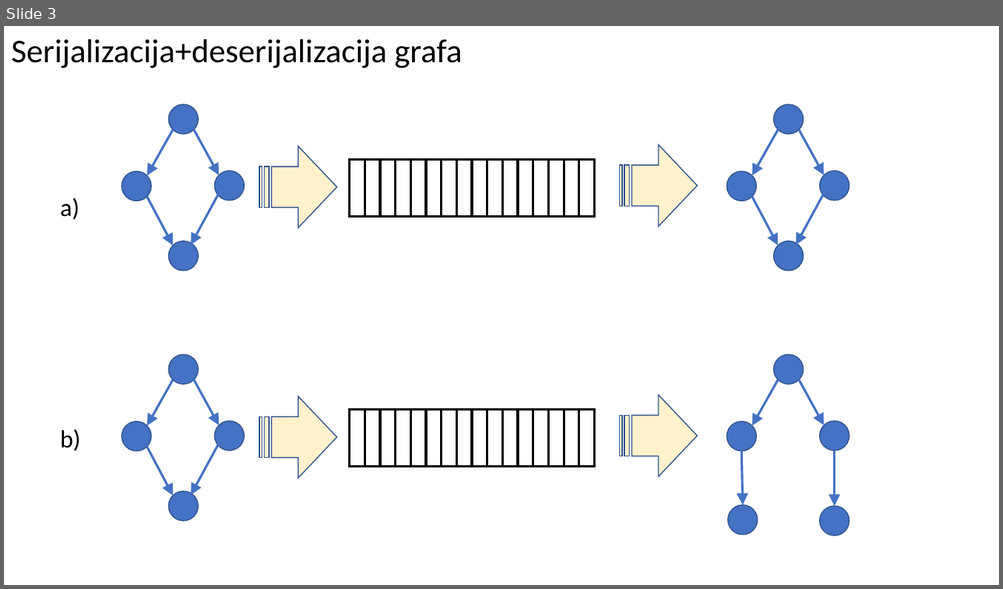
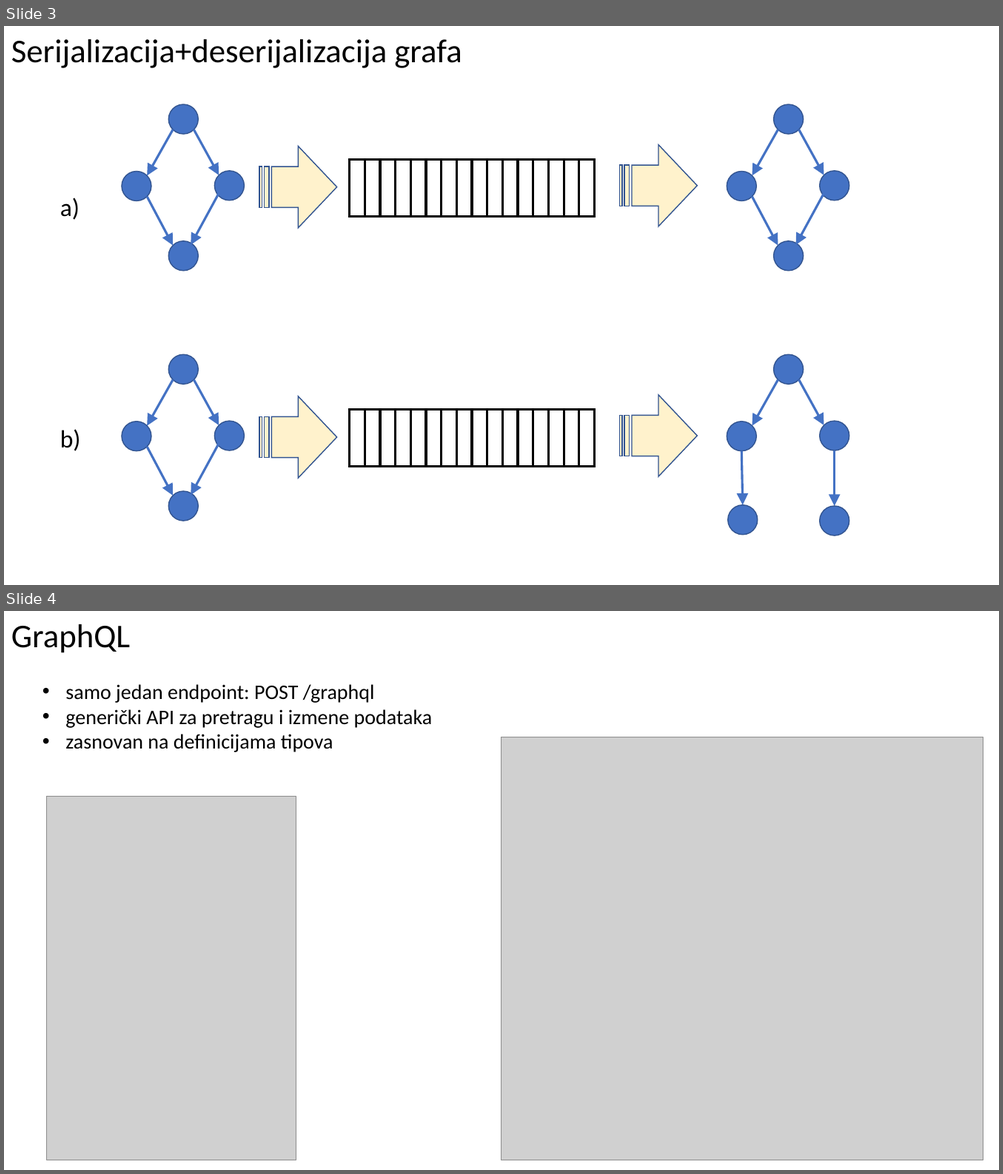
Before and after one commit to mbranko/isa19, a slide deck: 02-serialization/serialization.pptx. Shown one above the other, each under a label of ours: slide 3 before the commit, slides 3 and 4 after it. The pictures are 1003x589 and 1003x1174 pixels, drawn with LibreOffice and Linux fonts; fonts in the diff are those of the drawing; grey boxes stand for pictures. Boxes give left, top, right and bottom in pixels: in the first picture for what was removed or moved away, otherwise in the second. Text is boxed around its words. In the diff, an @@ line names an element or a change of style, - is before the commit and + after.

Commit message:
GraphQL primer za serijalizaciju

```diff
--- a/02-serialization/serialization.pptx
+++ b/02-serialization/serialization.pptx
@@ slide 4 added at (4, 611, 999, 1170), background #FFFFFF @@
@@ text added at (11, 624, 130, 653), 32 pt, text #000000 @@
+GraphQL
@@ text added at (65, 684, 432, 752), 20 pt, text #000000 @@
+• samo jedan endpoint: POST /graphql
+• generički API za pretragu i izmene podataka
+• zasnovan na definicijama tipova
@@ picture added at (502, 738, 984, 1161) @@
@@ picture added at (46, 797, 296, 1161) @@
```
Also in this commit, not shown: 2 other slides added, 22 other files.
